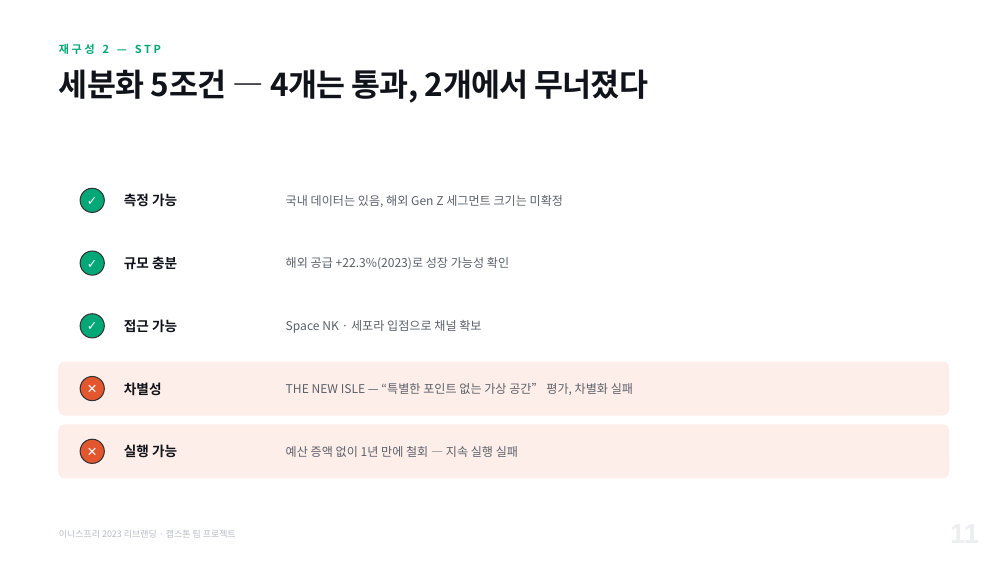
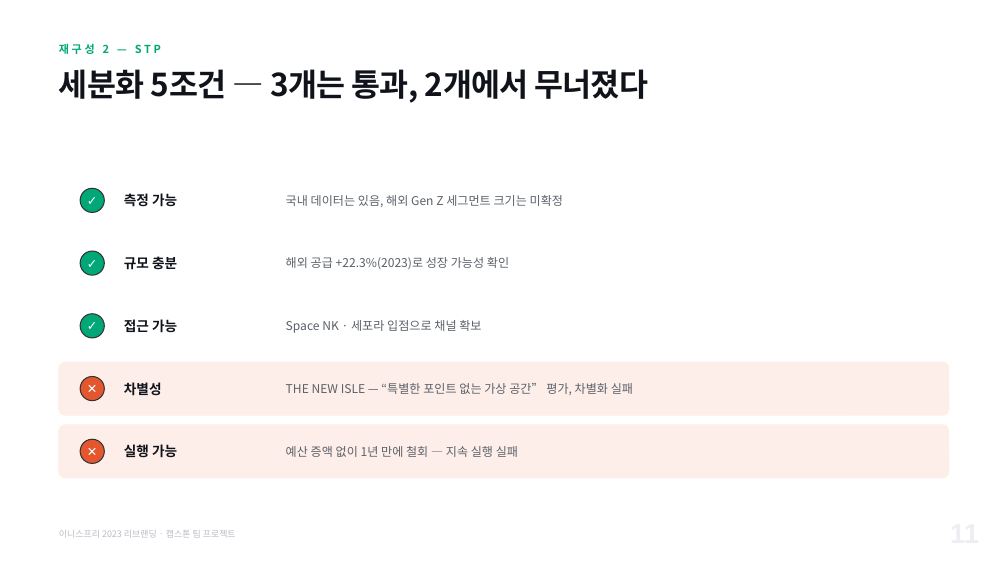
Before and after one commit to RY-ruc/Brand-Growth-Strategy, a slide deck: slide 11 of 01_분석결과/이니스프리_리브랜딩진단_최종본.pptx. Drawn at 1008x567 pixels with LibreOffice and Linux fonts; fonts in the diff are those of the drawing. Boxes give left, top, right and bottom in pixels: in the first picture for what was removed or moved away, otherwise in the second. Text is boxed around its words. In the diff, an @@ line names an element or a change of style, - is before the commit and + after.

```diff
--- a/01_분석결과/이니스프리_리브랜딩진단_최종본.pptx
+++ b/01_분석결과/이니스프리_리브랜딩진단_최종본.pptx
@@ text at [59,69,648,103]: text changed @@
-세분화 5조건 — 4개는 통과, 2개에서 무너졌다
+세분화 5조건 — 3개는 통과, 2개에서 무너졌다
```
Also in this commit, not shown: 2 other slides changed, 10 other files.
